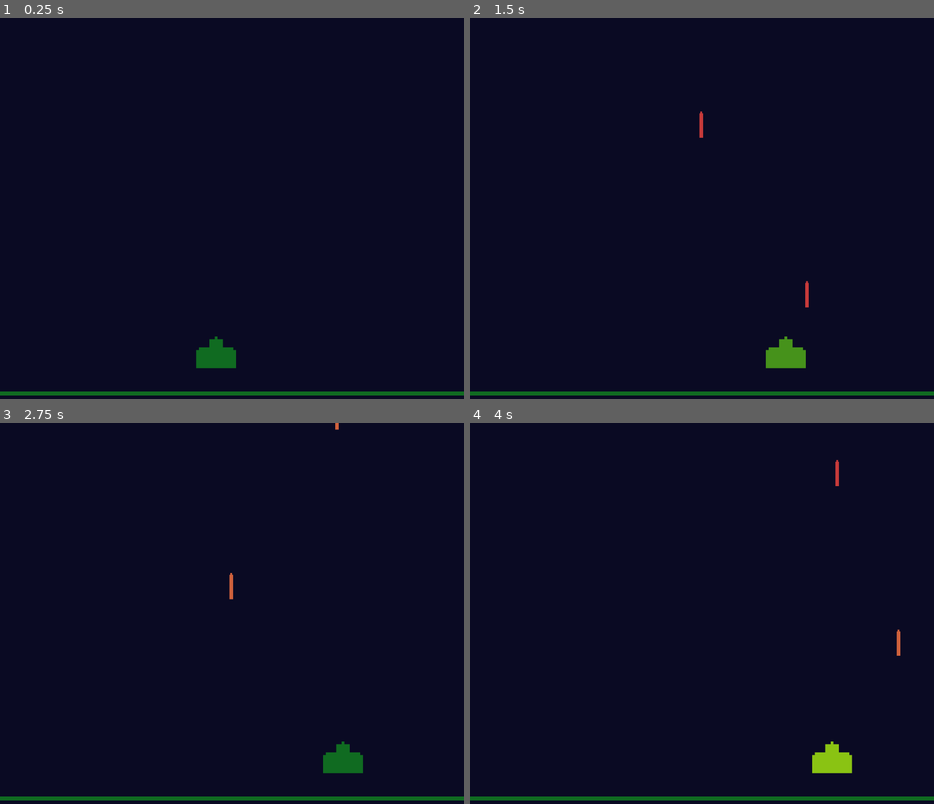
Above: before the commit, frames 1-4 (two rows, left to right).
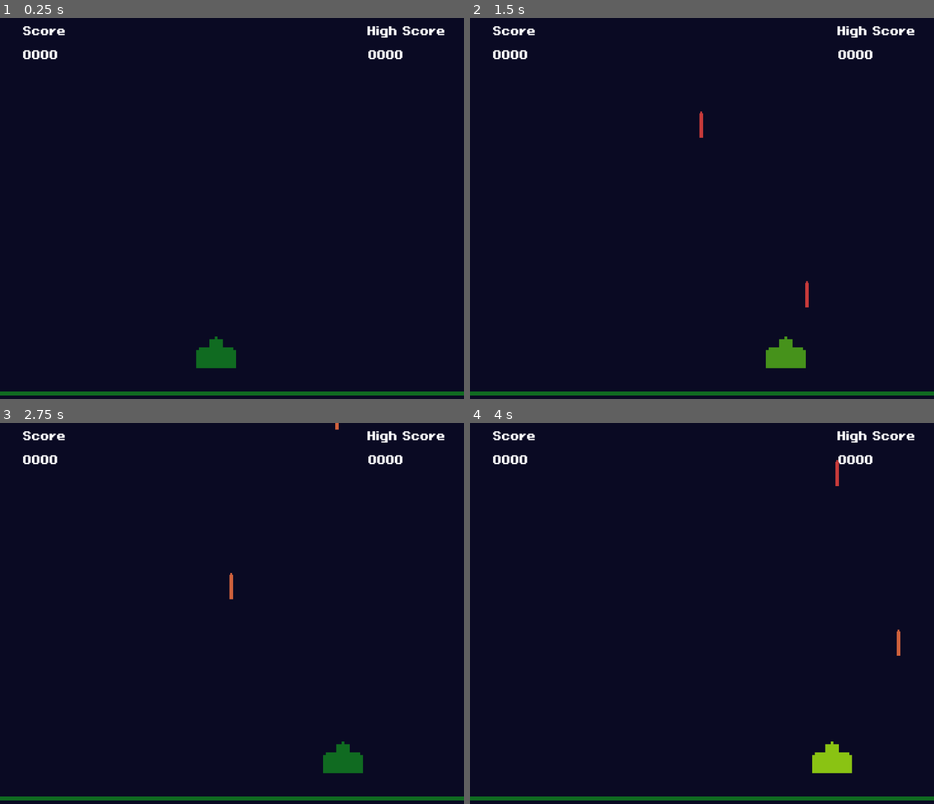
Above: after the commit, the same moments.

Repository: mjcampos/SpaceInvaders
Game: Godot game, scene res://Scenes/Game/game.tscn
Same seed, same stepped clock (60 frames per second), same inputs: the game is played once before the commit and once after it.
Inputs:
- Up to frame 1 (0.25 s): no input
- Up to frame 2 (1.5 s): tap Enter at 0.5 s; hold D (right) 0.53-1.28 s; tap Space (shoot) at 0.6, 1.35 s; hold A (left) from 1.28 s (still down)
- Up to frame 3 (2.75 s): release A (left) at 2.03 s; hold D (right) from 2.03 s (still down); tap Space (shoot) at 2.1 s
- Up to frame 4 (4 s): tap Space (shoot) at 2.85, 3.6 s; release D (right) at 3.53 s; hold A (left) from 3.53 s (still down)

The runs differ from the first frame. In frame 1, 0.7% of the frame differs, in the area x 4-96%, y 2-11%; in frame 2, 0.7%; in frame 3, 0.7%; in frame 4, 0.7%.

Commit message:
Theme and label setup

Diff:
--- a/Scenes/Game/game.tscn
+++ b/Scenes/Game/game.tscn
@@ -1,8 +1,10 @@
-[gd_scene load_steps=4 format=3 uid="uid://d8ior50urb7h"]
+[gd_scene load_steps=6 format=3 uid="uid://d8ior50urb7h"]
 
 [ext_resource type="Texture2D" uid="uid://bk0q0ra8nk3x" path="res://Assets/background.png" id="1_p1lsn"]
 [ext_resource type="Texture2D" uid="uid://0ulp2rs4mtwv" path="res://Assets/sprite/border.png" id="3_ws0yg"]
 [ext_resource type="PackedScene" uid="uid://csn42kvg2scij" path="res://Scenes/Player/player.tscn" id="3_yt46m"]
+[ext_resource type="Theme" uid="uid://bywst2awlkx52" path="res://UI/main_theme.tres" id="4_5p4f2"]
+[ext_resource type="LabelSettings" uid="uid://du3bx3hr48ev1" path="res://UI/label_25.tres" id="5_5unxs"]
 
 [node name="Game" type="Node2D"]
 
@@ -16,3 +18,48 @@
 [node name="BorderSprite" type="Sprite2D" parent="."]
 position = Vector2(515, 830)
 texture = ExtResource("3_ws0yg")
+
+[node name="Control" type="Control" parent="."]
+layout_mode = 3
+anchors_preset = 15
+anchor_right = 1.0
+anchor_bottom = 1.0
+grow_horizontal = 2
+grow_vertical = 2
+theme = ExtResource("4_5p4f2")
+
+[node name="Label" type="Label" parent="Control"]
+offset_left = 51.0
+offset_top = 13.0
+offset_right = 112.0
+offset_bottom = 36.0
+text = "Score"
+label_settings = ExtResource("5_5unxs")
+
+[node name="Label2" type="Label" parent="Control"]
+offset_left = 811.0
+offset_top = 13.0
+offset_right = 983.0
+offset_bottom = 44.0
+text = "High Score"
+label_settings = ExtResource("5_5unxs")
+
+[node name="Label3" type="Label" parent="Control"]
+offset_left = 51.0
+offset_top = 66.0
+offset_right = 101.0
+offset_bottom = 89.0
+text = "0000"
+label_settings = ExtResource("5_5unxs")
+horizontal_alignment = 1
+vertical_alignment = 1
+
+[node name="Label4" type="Label" parent="Control"]
+offset_left = 811.0
+offset_top = 66.0
+offset_right = 894.0
+offset_bottom = 97.0
+text = "0000"
+label_settings = ExtResource("5_5unxs")
+horizontal_alignment = 1
+vertical_alignment = 1
--- /dev/null
+++ b/UI/label_25.tres
@@ -0,0 +1,4 @@
+[gd_resource type="LabelSettings" format=3 uid="uid://du3bx3hr48ev1"]
+
+[resource]
+font_size = 25
--- /dev/null
+++ b/UI/main_theme.tres
@@ -0,0 +1,6 @@
+[gd_resource type="Theme" load_steps=2 format=3 uid="uid://bywst2awlkx52"]
+
+[ext_resource type="FontFile" uid="uid://cncs75jep76dh" path="res://Assets/fonts/PixeloidSansBold-PKnYd.ttf" id="1_o78ni"]
+
+[resource]
+Label/fonts/font = ExtResource("1_o78ni")
Binary file added: Assets/fonts/PixeloidMono-d94EV.ttf
Not shown, added: Assets/fonts/PixeloidMono-d94EV.ttf.import
Binary file added: Assets/fonts/PixeloidSans-mLxMm.ttf
Not shown, added: Assets/fonts/PixeloidSans-mLxMm.ttf.import
Binary file added: Assets/fonts/PixeloidSansBold-PKnYd.ttf
Not shown, added: Assets/fonts/PixeloidSansBold-PKnYd.ttf.import
